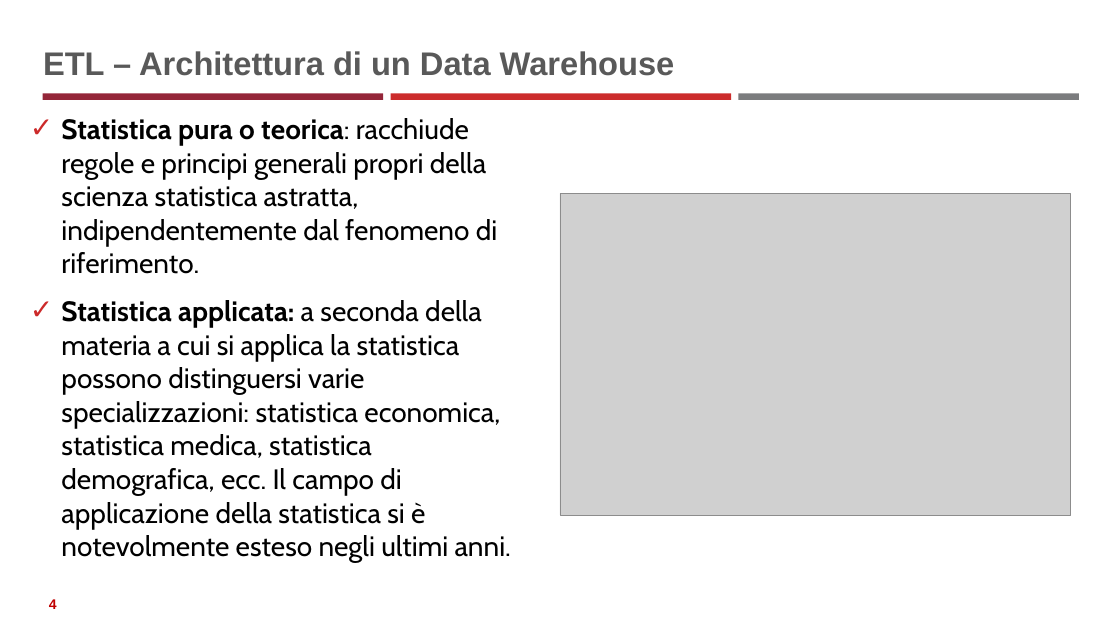
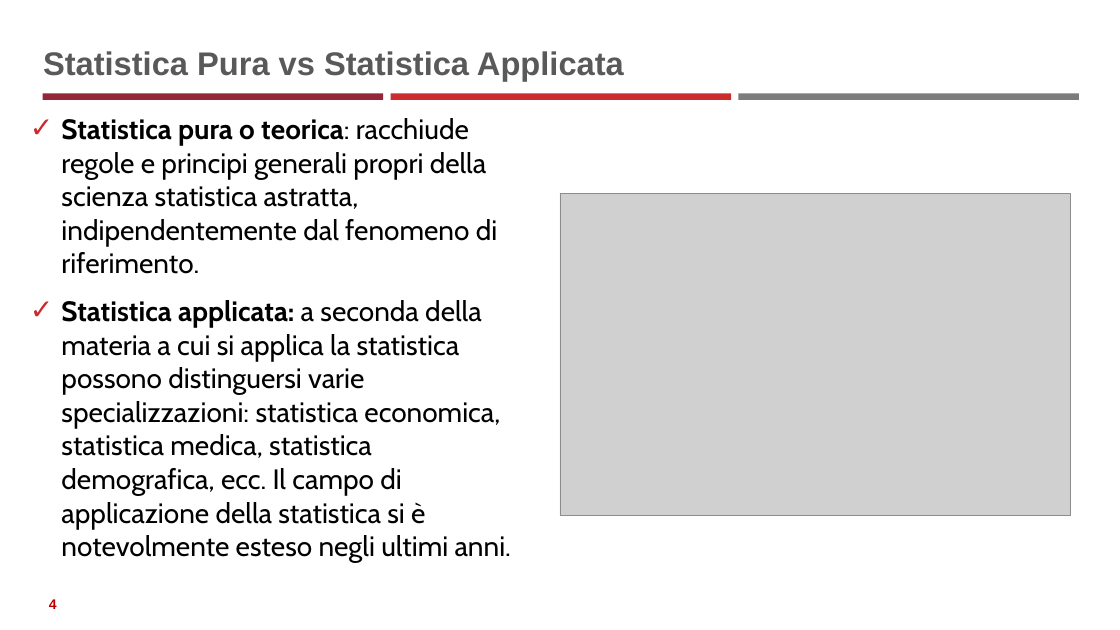
Before and after one commit to neural1977/data_science_interview_material, a slide deck: slide 4 of Statistics_ita.pptx. Drawn at 1120x630 pixels with LibreOffice and Linux fonts; fonts in the diff are those of the drawing; grey boxes stand for pictures. Boxes give left, top, right and bottom in pixels: in the first picture for what was removed or moved away, otherwise in the second. Text is boxed around its words. In the diff, an @@ line names an element or a change of style, - is before the commit and + after.

```diff
--- a/Statistics_ita.pptx
+++ b/Statistics_ita.pptx
@@ title at (x1=43, y1=51, x2=624, y2=80): text changed @@
-ETL – Architettura di un Data Warehouse
+Statistica Pura vs Statistica Applicata
```
Also in this commit, not shown: 2 other slides changed, 15 slides added, 1 slide removed, 8 other files.
